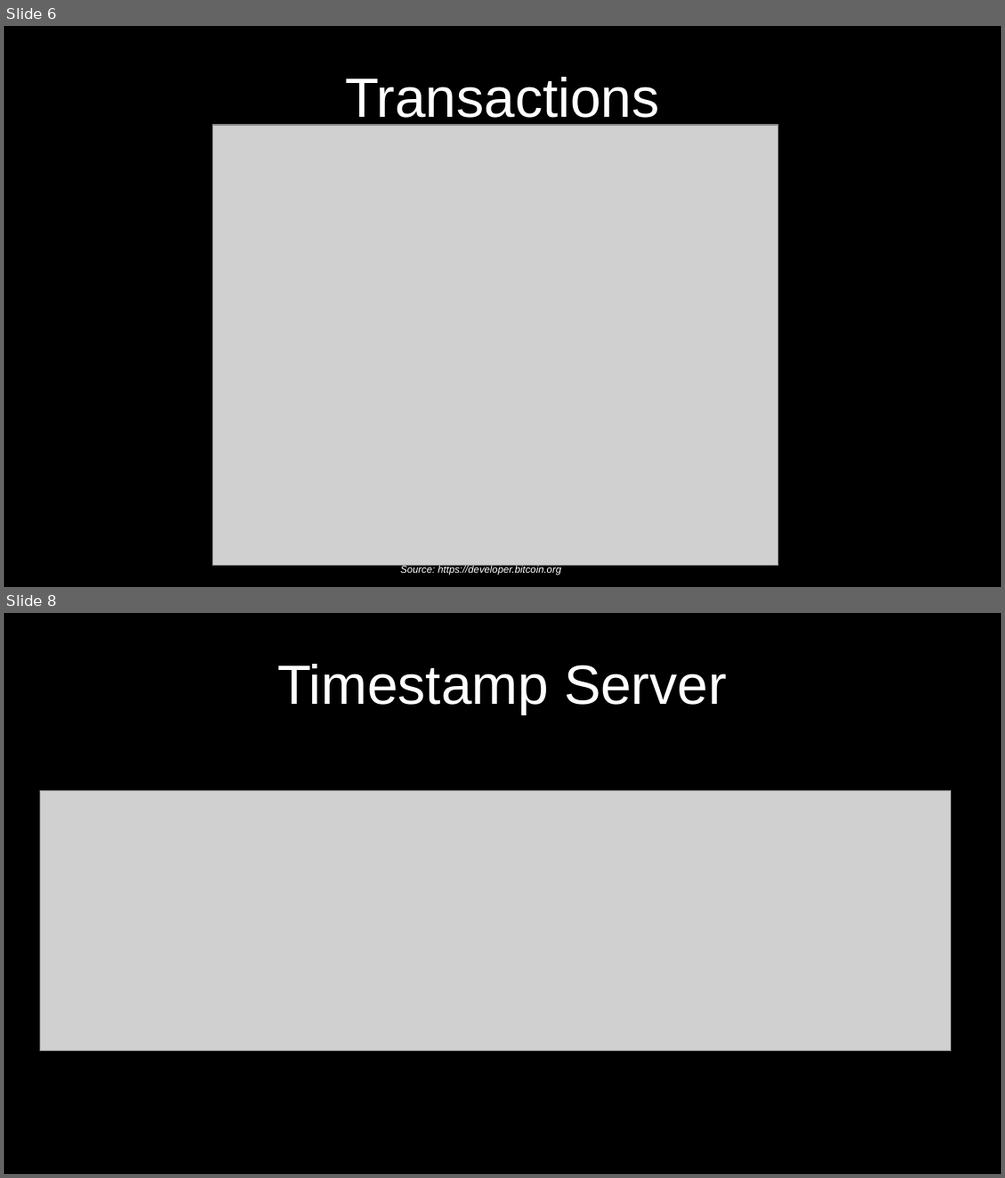
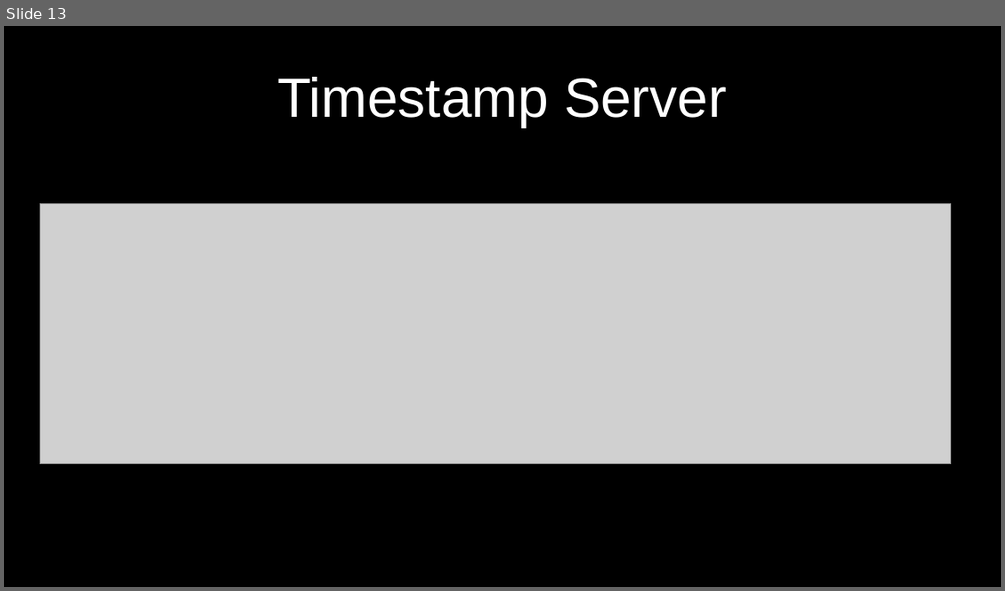
Before and after one commit to cmdruid/bitcoin-programming, a slide deck: slides/bitcoin-whitepaper-review.odp. Shown one above the other, each under a label of ours: slides 6 and 8 before the commit, slide 13 after it; the slides between them are not shown. The pictures are 1005x1178 and 1005x591 pixels, drawn with LibreOffice and Linux fonts; fonts in the diff are those of the drawing; grey boxes stand for pictures. Boxes give left, top, right and bottom in pixels: in the first picture for what was removed or moved away, otherwise in the second. Text is boxed around its words. In the diff, an @@ line names an element or a change of style, - is before the commit and + after.

```diff
--- a/slides/bitcoin-whitepaper-review.odp
+++ b/slides/bitcoin-whitepaper-review.odp
@@ slide 6 removed at <box>4,26,1001,587</box>, background #000000 @@
@@ title removed at <box>345,77,659,127</box> @@
-Transactions
@@ picture removed at <box>213,125,778,565</box> @@
@@ text removed at <box>400,564,561,575</box> @@
-Source: https://developer.bitcoin.org
@@ what was slide 8 is now slide 13 @@
```
Also in this commit, not shown: 2 slides changed, 9 slides added, 7 other files.
